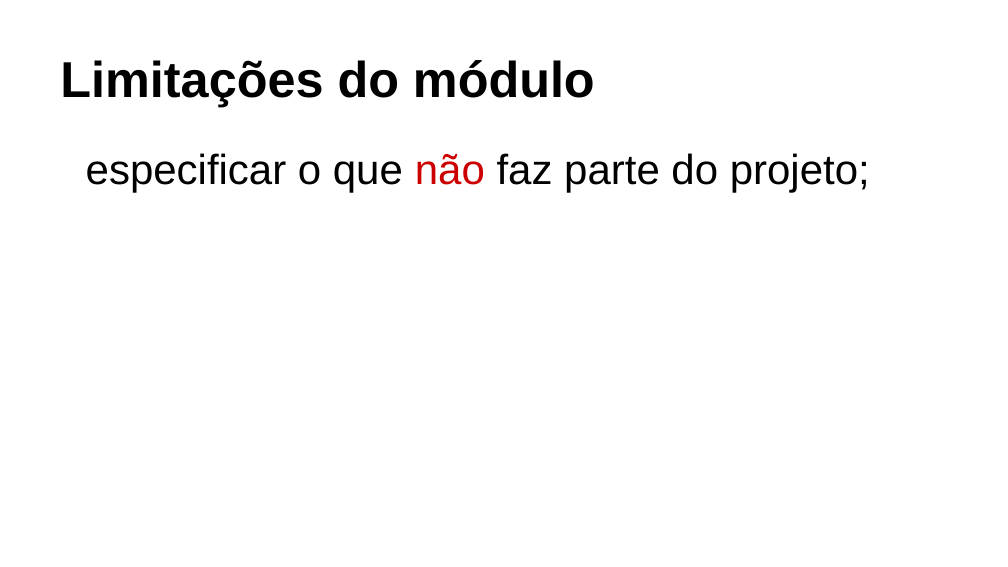
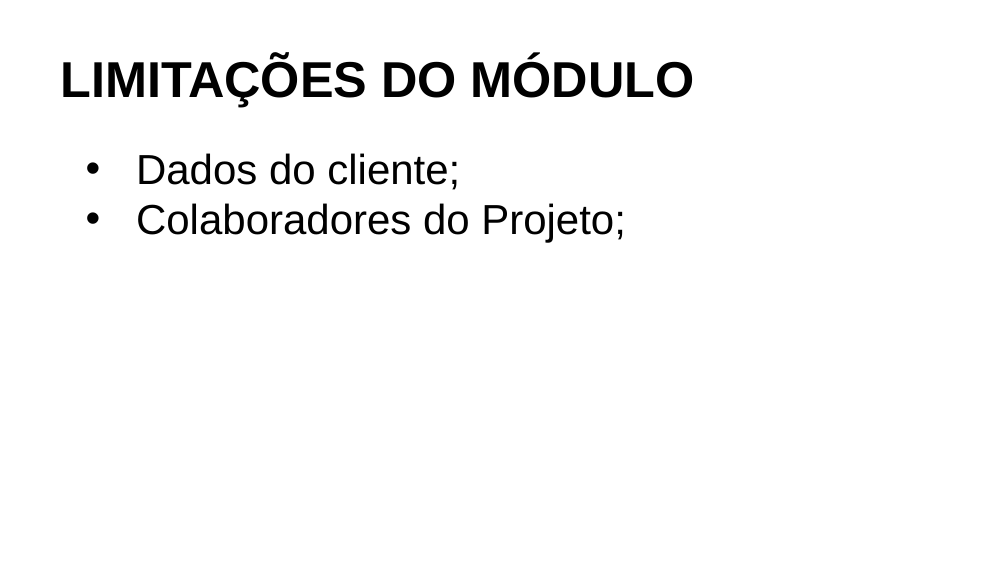
Before and after one commit to cwi-crescer-2017-1/jomar.cardoso, a slide deck: slide 3 of modulo-02/Tarefa 2/Modelo de Apresentação - Crescer 2017-1.pptx. Drawn at 1008x567 pixels with LibreOffice and Linux fonts; fonts in the diff are those of the drawing. Boxes give left, top, right and bottom in pixels: in the first picture for what was removed or moved away, otherwise in the second. Text is boxed around its words. In the diff, an @@ line names an element or a change of style, - is before the commit and + after.

```diff
--- a/modulo-02/Tarefa 2/Modelo de Apresentação - Crescer 2017-1.pptx
+++ b/modulo-02/Tarefa 2/Modelo de Apresentação - Crescer 2017-1.pptx
@@ title at bbox=[60, 56, 695, 106]: text changed @@
-Limitações do módulo
+LIMITAÇÕES DO MÓDULO
@@ text at bbox=[136, 153, 626, 243]: text changed @@
-especificar o que não faz parte do projeto;
+• Dados do cliente;
+• Colaboradores do Projeto;
```
Also in this commit, not shown: 4 other slides changed, 4 slides added, 2 slides removed, 13 other files.
